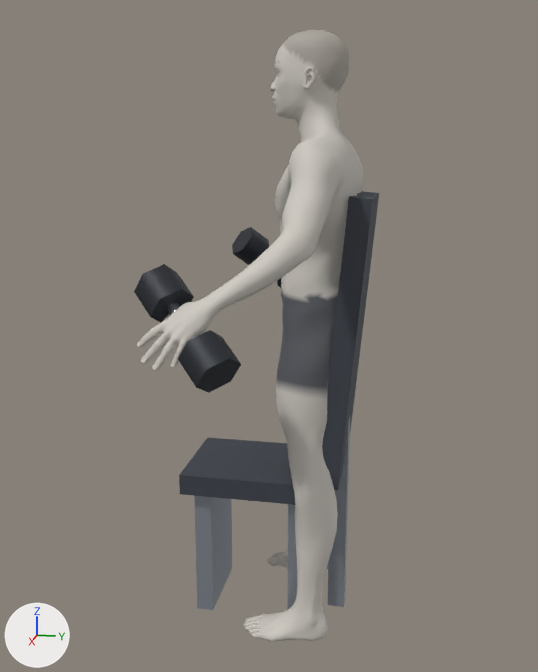
Two versions of the glTF model exports/seated-dumbbell-shoulder-press.glb, one commit apart.
Camera for both pictures: a 50 mm lens placed at (2.229, 0.268, 1.465), pointed at (0.011, -0.175, 0.91). The axes (+X, +Y, +Z) are drawn at lower left. The lights are the same throughout. The first picture is the older version. Where no turn or scale is listed for an object, it has been applied to the vertices.
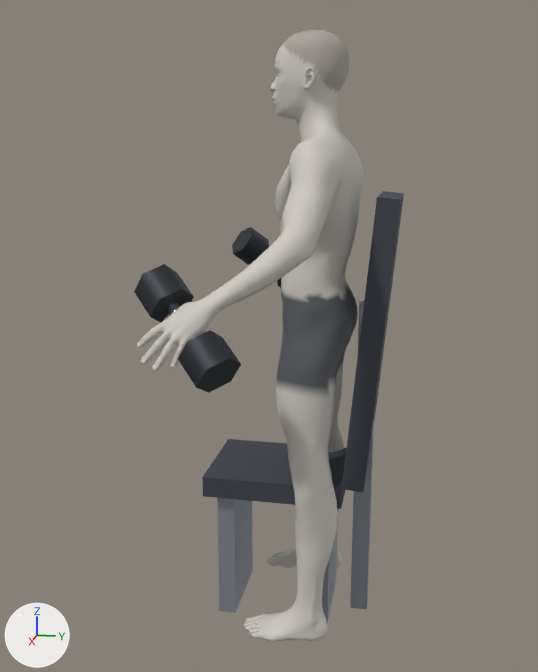
Pixel boxes (x1, y1, x2, y2) of what changed, in the pictures (538 x 672 px):
'Mesh_10', moved
    before: (322, 191, 379, 490)
    after: (342, 191, 404, 493)
'Mesh_7', moved
    before: (179, 438, 295, 505)
    after: (202, 439, 347, 509)
'Mesh_9', moved
    before: (194, 496, 232, 610)
    after: (217, 498, 253, 613)
'Mesh_11', moved
    before: (328, 418, 350, 607)
    after: (350, 301, 374, 610)
'Mesh_8', moved
    before: (287, 504, 298, 610)
    after: (322, 509, 338, 623)

Diff of the bpy script that builds the scene:
```diff
--- a/exports/seated-dumbbell-shoulder-press.glb.py
+++ b/exports/seated-dumbbell-shoulder-press.glb.py
@@ ob_mesh_7 @@
 ob_mesh_7 = bpy.data.objects.new('Mesh_7', me_mesh_7)
-ob_mesh_7.location = (0.0, -0.215, 0.454)
+ob_mesh_7.location = (0.0, -0.14, 0.454)
@@ ob_mesh_8 @@
 ob_mesh_8 = bpy.data.objects.new('Mesh_8', me_mesh_8)
-ob_mesh_8.location = (0.0, -0.064, 0.211)
+ob_mesh_8.location = (0.0, 0.012, 0.211)
@@ ob_mesh_9 @@
 ob_mesh_9 = bpy.data.objects.new('Mesh_9', me_mesh_9)
-ob_mesh_9.location = (0.0, -0.367, 0.211)
+ob_mesh_9.location = (0.0, -0.291, 0.211)
@@ ob_mesh_10 @@
 ob_mesh_10 = bpy.data.objects.new('Mesh_10', me_mesh_10)
-ob_mesh_10.location = (0.0, 0.071, 0.915)
+ob_mesh_10.location = (0.0, 0.147, 0.915)
@@ ob_mesh_11 @@
 ob_mesh_11 = bpy.data.objects.new('Mesh_11', me_mesh_11)
-ob_mesh_11.location = (0.0, 0.054, 0.513)
+ob_mesh_11.location = (0.0, 0.13, 0.513)
```
